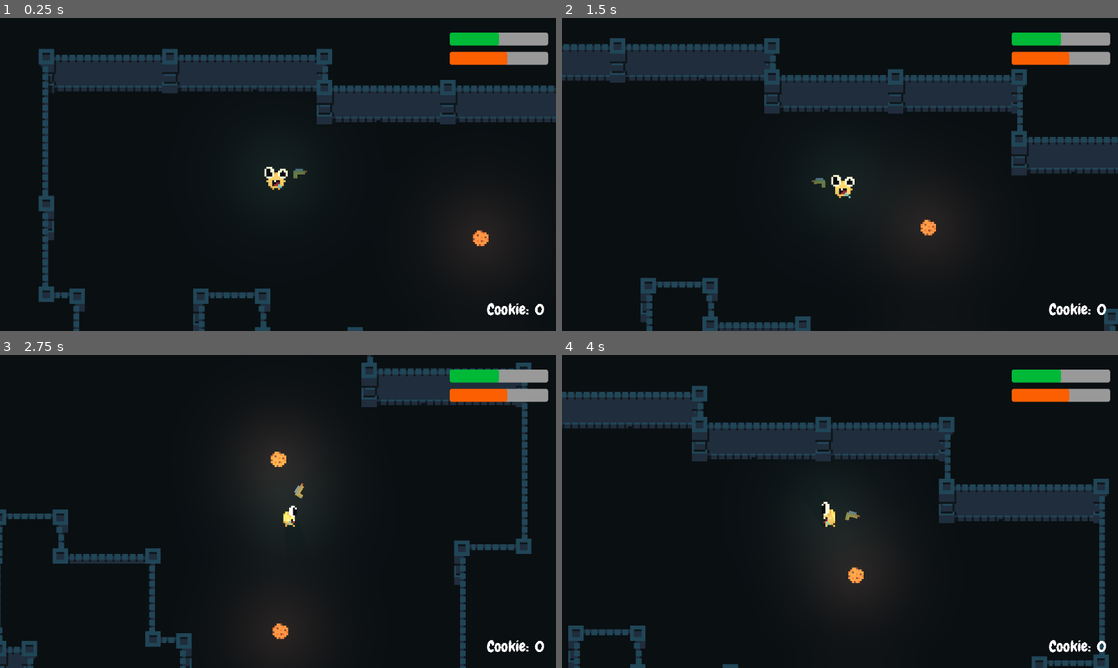
Above: before the commit, frames 1-4 (two rows, left to right).
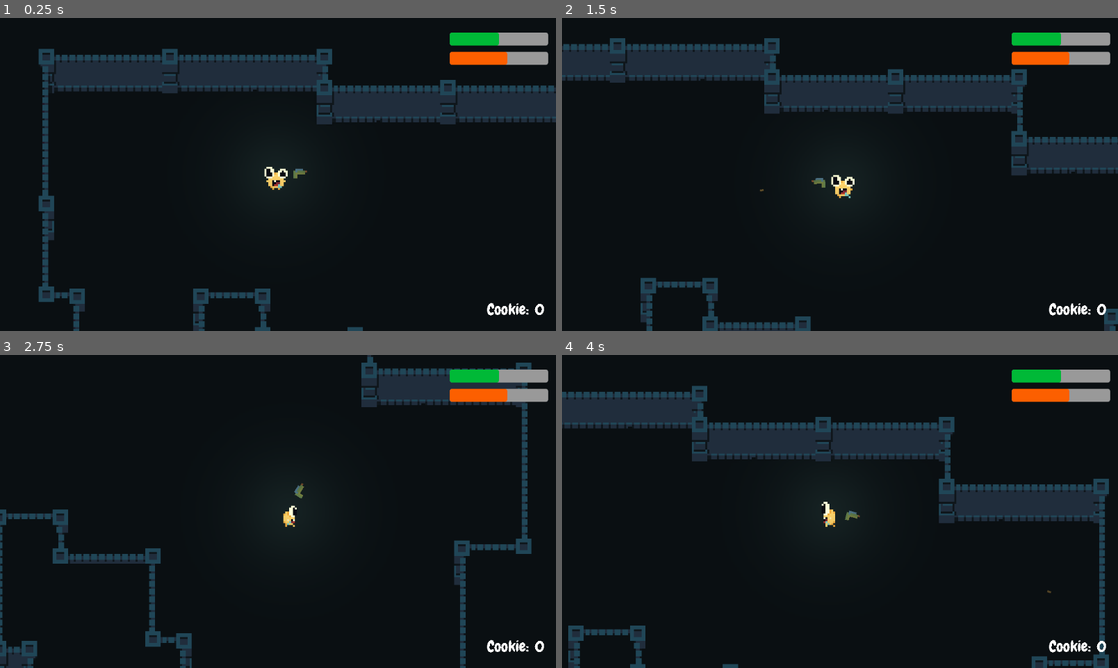
Above: after the commit, the same moments.

Repository: kosero/Bebisio
Game: Godot game, scene res://Scenes/world.tscn
Same seed, same stepped clock (60 frames per second), same inputs: the game is played once before the commit and once after it. This scene is started directly instead of the project's main scene.
Inputs (mouse positions are in pixels of both pictures, inside the frame that each line leads up to):
- Up to frame 1 (0.25 s): no input
- Up to frame 2 (1.5 s): tap Enter at 0.5 s; move the mouse to (962, 158) at 0.52 s; hold D (move_right) 0.53-1.28 s; hold E (shoot, bound only after the commit) 0.53-1.28 s; move the mouse to (728, 190) at 1.27 s; hold S (move_down) from 1.28 s (still down); tap E (shoot, bound only after the commit) at 1.35 s
- Up to frame 3 (2.75 s): move the mouse to (333, 442) at 2.02 s; release S (move_down) at 2.03 s; hold D (move_right) from 2.03 s (still down); hold E (shoot, bound only after the commit) from 2.03 s (still down)
- Up to frame 4 (4 s): move the mouse to (812, 574) at 2.77 s; release D (move_right) at 2.78 s; release E (shoot, bound only after the commit) at 2.78 s; hold W (move_up) 2.78-3.53 s; tap E (shoot, bound only after the commit) at 2.85 s; move the mouse to (1006, 558) at 3.52 s; hold A (move_left) from 3.53 s (still down); hold E (shoot, bound only after the commit) from 3.53 s (still down)

The runs differ from the first frame. In frame 1, 0.6% of the frame differs, in the area x 83-90%, y 64-76%; in frame 2, 0.6%; in frame 3, 1.4%, in the area x 0-55%, y 27-94%; in frame 4, 0.7%.

Commit message:
feat: bullet added

Diff:
--- /dev/null
+++ b/Prefabs/bullet.tscn
@@ -0,0 +1,18 @@
+[gd_scene format=3 uid="uid://cnhoqlq275j4s"]
+
+[ext_resource type="Script" uid="uid://cdb5okciwjk1y" path="res://Scripts/bullet.gd" id="1_0oen4"]
+
+[sub_resource type="RectangleShape2D" id="RectangleShape2D_7dga7"]
+size = Vector2(2, 1)
+
+[node name="Bullet" type="Area2D" unique_id=41924042 groups=["bullet"]]
+script = ExtResource("1_0oen4")
+
+[node name="ColorRect" type="ColorRect" parent="." unique_id=649779378]
+offset_right = 2.0
+offset_bottom = 1.0
+color = Color(0.6509804, 0.53333336, 0.2901961, 1)
+
+[node name="CollisionShape2D" type="CollisionShape2D" parent="." unique_id=904877272]
+position = Vector2(1, 0.5)
+shape = SubResource("RectangleShape2D_7dga7")
--- a/Prefabs/player.tscn
+++ b/Prefabs/player.tscn
@@ -6,6 +6,7 @@
 [ext_resource type="Texture2D" uid="uid://we5nyex4g767" path="res://Textures/gun.png" id="4_2nftw"]
 [ext_resource type="Script" uid="uid://d4l6e160h4igp" path="res://Scripts/Player/hud.gd" id="4_hck1p"]
 [ext_resource type="Script" uid="uid://cay7his34tk88" path="res://Scripts/Player/gun.gd" id="5_knrd4"]
+[ext_resource type="PackedScene" uid="uid://cnhoqlq275j4s" path="res://Prefabs/bullet.tscn" id="7_juxdh"]
 
 [sub_resource type="OccluderPolygon2D" id="OccluderPolygon2D_hck1p"]
 polygon = PackedVector2Array(2, 8, 4, 5, -4, 5, -2, 8)
@@ -187,7 +188,7 @@
 corner_radius_bottom_right = 5
 corner_radius_bottom_left = 5
 
-[node name="Player" type="CharacterBody2D" unique_id=1933084700]
+[node name="Player" type="CharacterBody2D" unique_id=1933084700 groups=["player"]]
 z_index = 3
 script = ExtResource("1_5wxv7")
 
@@ -294,10 +295,11 @@
 
 [node name="Gun" type="Sprite2D" parent="." unique_id=482038350]
 z_index = 6
-position = Vector2(-11.275564, -4.1062937)
-rotation = -2.7923448
+position = Vector2(-10.38039, -6.020589)
+rotation = -2.6160116
 texture = ExtResource("4_2nftw")
 flip_v = true
 script = ExtResource("5_knrd4")
+bullet = ExtResource("7_juxdh")
 
 [node name="AudioListener2D" type="AudioListener2D" parent="." unique_id=518212693]
--- a/Scenes/world.tscn
+++ b/Scenes/world.tscn
@@ -2,7 +2,6 @@
 
 [ext_resource type="PackedScene" uid="uid://yysfcuio22fs" path="res://Prefabs/player.tscn" id="1_a02cp"]
 [ext_resource type="TileSet" uid="uid://ba4wpv81vehem" path="res://Materials/dungeon_sheet.tres" id="1_go701"]
-[ext_resource type="PackedScene" uid="uid://mmfs5dmwludk" path="res://Prefabs/cookie.tscn" id="3_5a7ea"]
 
 [node name="World" type="Node2D" unique_id=1393002764]
 
@@ -14,42 +13,9 @@
 
 [node name="1" type="TileMapLayer" parent="Layers" unique_id=800055757]
 z_index = 5
-tile_map_data = PackedByteArray("AAABAAEAAAAFAAAAAAACAAEAAAA …(536 unchanged characters)… GAAkAAAAIAAAAAAAGAAoAAAAIAAEAAAAGAAsAAAAFAAIAAAAGAAwAAAAFAAIAAAAGAA0AAAAIAAIAAAAGAA4AAAAIAAMAAAAH …(2882 unchanged characters)…
+tile_map_data = PackedByteArray("AAABAAEAAAAFAAAAAAACAAEAAAA …(536 unchanged characters)… GAAkAAAAIAAAAAAAGAAoAAAAIAAEAAAAGAAsAAAAHAAIAAAAGAAwAAAAHAAIAAAAGAA0AAAAIAAIAAAAGAA4AAAAIAAMAAAAH …(2882 unchanged characters)…
 tile_set = ExtResource("1_go701")
 
 [node name="Player" parent="." unique_id=1933084700 instance=ExtResource("1_a02cp")]
 z_index = 1
 position = Vector2(143, 89)
-
-[node name="Cookie" parent="." unique_id=329422708 instance=ExtResource("3_5a7ea")]
-position = Vector2(250, 211)
-
-[node name="Cookie2" parent="." unique_id=1768202181 instance=ExtResource("3_5a7ea")]
-position = Vector2(249, 122)
-
-[node name="Cookie3" parent="." unique_id=886494606 instance=ExtResource("3_5a7ea")]
-position = Vector2(207, 315)
-
-[node name="Cookie4" parent="." unique_id=768783031 instance=ExtResource("3_5a7ea")]
-position = Vector2(325, 304)
-
-[node name="Cookie5" parent="." unique_id=1195958949 instance=ExtResource("3_5a7ea")]
-position = Vector2(116, 403)
-
-[node name="Cookie6" parent="." unique_id=1907991922 instance=ExtResource("3_5a7ea")]
-position = Vector2(174, 473)
-
-[node name="Cookie7" parent="." unique_id=671007435 instance=ExtResource("3_5a7ea")]
-position = Vector2(185, 406)
-
-[node name="Cookie8" parent="." unique_id=1415069229 instance=ExtResource("3_5a7ea")]
-position = Vector2(401, 374)
-
-[node name="Cookie9" parent="." unique_id=324165528 instance=ExtResource("3_5a7ea")]
-position = Vector2(371, 476)
-
-[node name="Cookie10" parent="." unique_id=1914186709 instance=ExtResource("3_5a7ea")]
-position = Vector2(271, 488)
-
-[node name="Cookie11" parent="." unique_id=1248861886 instance=ExtResource("3_5a7ea")]
-position = Vector2(236, 408)
--- a/Scripts/Player/gun.gd
+++ b/Scripts/Player/gun.gd
@@ -2,6 +2,12 @@
 extends Sprite2D
 
 @export var radius: float = 12.0
+@export var bullet: PackedScene
+
+func _input(event: InputEvent) -> void:
+	if event.is_action_pressed("shoot"):
+		_shoot()
+
 
 func _process(_delta: float) -> void:
 	var mouse_pos: Vector2 = get_parent().get_local_mouse_position()
@@ -9,3 +15,10 @@
 	position = Vector2.from_angle(angle) * radius
 	rotation = angle
 	flip_v = mouse_pos.x < 0
+
+
+func _shoot() -> void:
+	var b = bullet.instantiate()
+	get_parent().add_child(b)
+	b.global_position = global_position
+	b.rotation = rotation
--- /dev/null
+++ b/Scripts/bullet.gd
@@ -0,0 +1,13 @@
+extends Area2D
+
+
+@export var speed: float = 250.0
+var velocity: Vector2
+
+
+func _ready() -> void:
+	get_tree().create_timer(4.0).timeout.connect(queue_free)
+
+
+func _process(delta: float) -> void:
+	position += transform.x * speed * delta
--- a/project.godot
+++ b/project.godot
@@ -23,30 +23,46 @@
 
 window/stretch/mode="viewport"
 
+[global_group]
+
+bullet=""
+player=""
+
 [input]
 
 move_left={
 "deadzone": 0.2,
 "events": [Object(InputEventKey,"resource_local_to_scene":false,"resource_name":"","device":-1,"window_id":0,"alt_press …(191 unchanged characters)…
 , Object(InputEventJoypadMotion,"resource_local_to_scene":false,"resource_name":"","device":-1,"axis":0,"axis_value":-1.0,"script":null)
+, Object(InputEventKey,"resource_local_to_scene":false,"resource_name":"","device":-1,"window_id":0,"alt_pressed":false,"shift_pressed":false,"ctrl_pressed":false,"meta_pressed":false,"pressed":false,"keycode":0,"physical_keycode":4194319,"key_label":0,"unicode":0,"location":0,"echo":false,"script":null)
 ]
 }
 move_right={
 "deadzone": 0.2,
 "events": [Object(InputEventKey,"resource_local_to_scene":false,"resource_name":"","device":-1,"window_id":0,"alt_press …(192 unchanged characters)…
 , Object(InputEventJoypadMotion,"resource_local_to_scene":false,"resource_name":"","device":-1,"axis":0,"axis_value":1.0,"script":null)
+, Object(InputEventKey,"resource_local_to_scene":false,"resource_name":"","device":-1,"window_id":0,"alt_pressed":false,"shift_pressed":false,"ctrl_pressed":false,"meta_pressed":false,"pressed":false,"keycode":0,"physical_keycode":4194321,"key_label":0,"unicode":0,"location":0,"echo":false,"script":null)
 ]
 }
 move_down={
 "deadzone": 0.2,
 "events": [Object(InputEventKey,"resource_local_to_scene":false,"resource_name":"","device":-1,"window_id":0,"alt_press …(192 unchanged characters)…
 , Object(InputEventJoypadMotion,"resource_local_to_scene":false,"resource_name":"","device":-1,"axis":1,"axis_value":1.0,"script":null)
+, Object(InputEventKey,"resource_local_to_scene":false,"resource_name":"","device":-1,"window_id":0,"alt_pressed":false,"shift_pressed":false,"ctrl_pressed":false,"meta_pressed":false,"pressed":false,"keycode":0,"physical_keycode":4194322,"key_label":0,"unicode":0,"location":0,"echo":false,"script":null)
 ]
 }
 move_up={
 "deadzone": 0.2,
 "events": [Object(InputEventKey,"resource_local_to_scene":false,"resource_name":"","device":-1,"window_id":0,"alt_press …(192 unchanged characters)…
 , Object(InputEventJoypadMotion,"resource_local_to_scene":false,"resource_name":"","device":-1,"axis":1,"axis_value":-1.0,"script":null)
+, Object(InputEventKey,"resource_local_to_scene":false,"resource_name":"","device":-1,"window_id":0,"alt_pressed":false,"shift_pressed":false,"ctrl_pressed":false,"meta_pressed":false,"pressed":false,"keycode":0,"physical_keycode":4194320,"key_label":0,"unicode":0,"location":0,"echo":false,"script":null)
+]
+}
+shoot={
+"deadzone": 0.2,
+"events": [Object(InputEventKey,"resource_local_to_scene":false,"resource_name":"","device":-1,"window_id":0,"alt_pressed":false,"shift_pressed":false,"ctrl_pressed":false,"meta_pressed":false,"pressed":false,"keycode":0,"physical_keycode":69,"key_label":0,"unicode":101,"location":0,"echo":false,"script":null)
+, Object(InputEventMouseButton,"resource_local_to_scene":false,"resource_name":"","device":-1,"window_id":0,"alt_pressed":false,"shift_pressed":false,"ctrl_pressed":false,"meta_pressed":false,"button_mask":1,"position":Vector2(232, 15),"global_position":Vector2(241, 63),"factor":1.0,"button_index":1,"canceled":false,"pressed":true,"double_click":false,"script":null)
+, Object(InputEventJoypadMotion,"resource_local_to_scene":false,"resource_name":"","device":-1,"axis":5,"axis_value":1.0,"script":null)
 ]
 }
 
Not shown, added: Scripts/bullet.gd.uid
